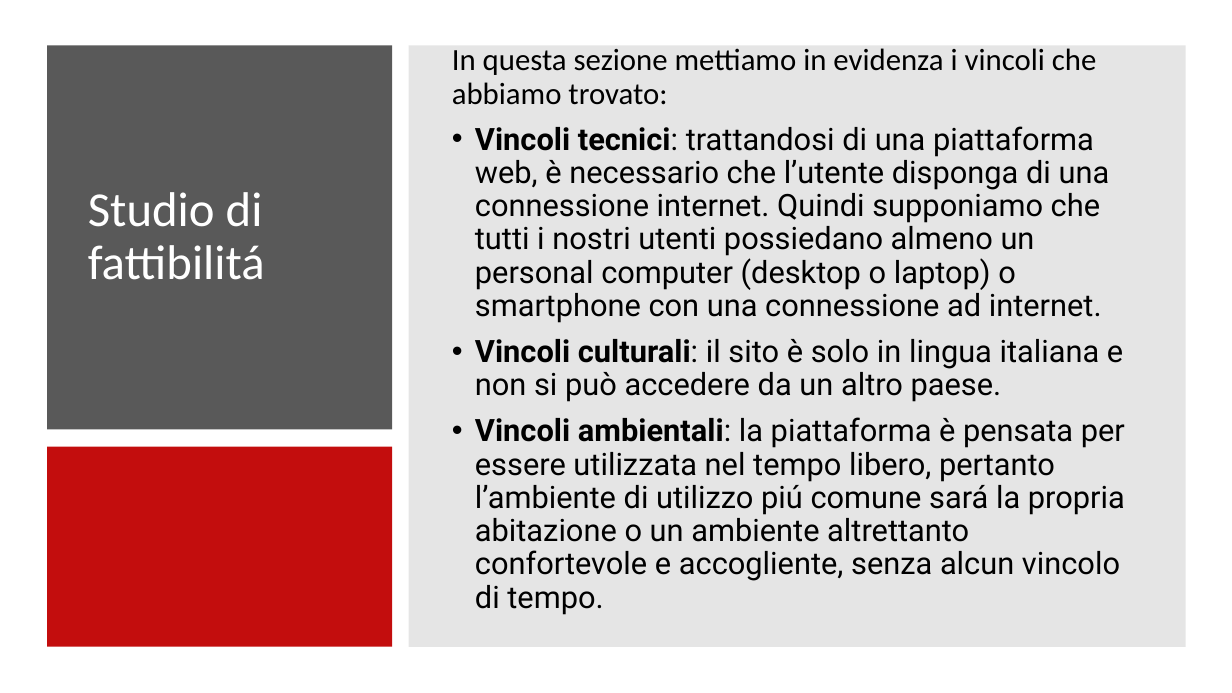
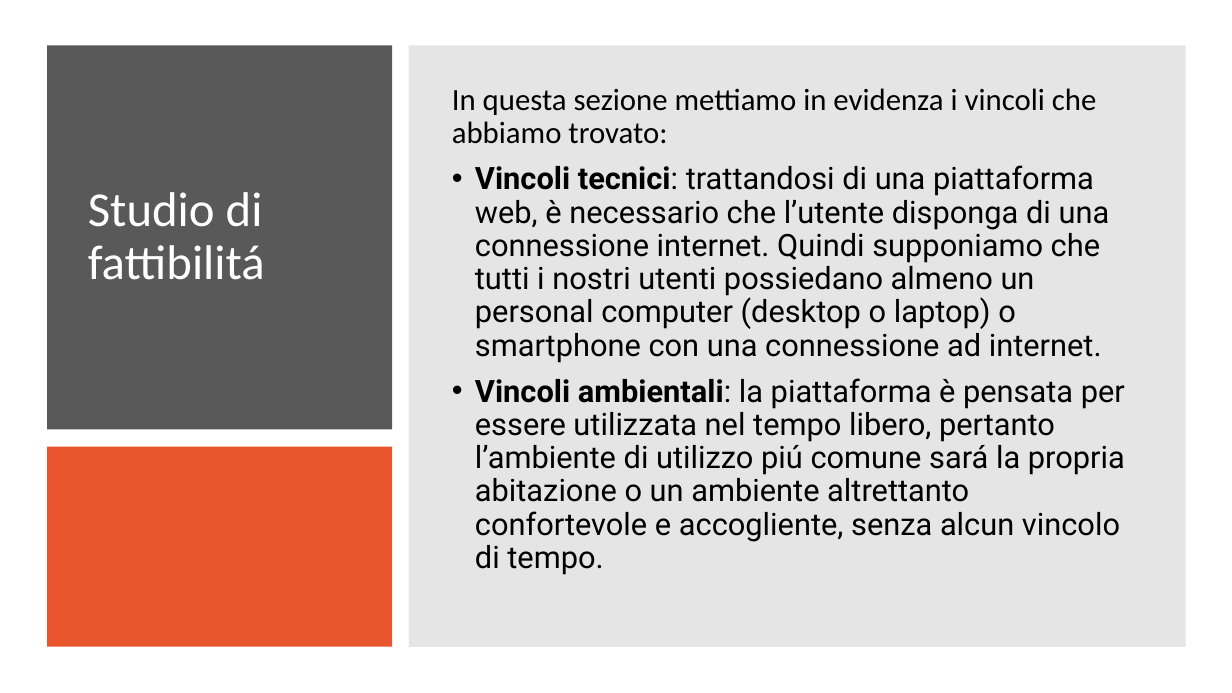
Before and after one commit to MarcoTomasone/Gioco.it-Redesign, a slide deck: slide 7 of Consegna/ProjectHighlights.pptx. Drawn at 1232x693 pixels with LibreOffice and Linux fonts; fonts in the diff are those of the drawing. Boxes give left, top, right and bottom in pixels: in the first picture for what was removed or moved away, otherwise in the second. Text is boxed around its words. In the diff, an @@ line names an element or a change of style, - is before the commit and + after.

```diff
--- a/Consegna/ProjectHighlights.pptx
+++ b/Consegna/ProjectHighlights.pptx
@@ text at (475, 339, 1123, 402): paragraph removed @@
-• Vincoli culturali: il sito è solo in lingua italiana e non si può accedere da un altro paese.
@@ rectangle at (47, 446, 392, 647): fill #C00000 at 95% opacity to #E84C22 at 95% opacity @@
```
Also in this commit, not shown: 10 other slides changed, 4 slides added, 2 slides removed.
